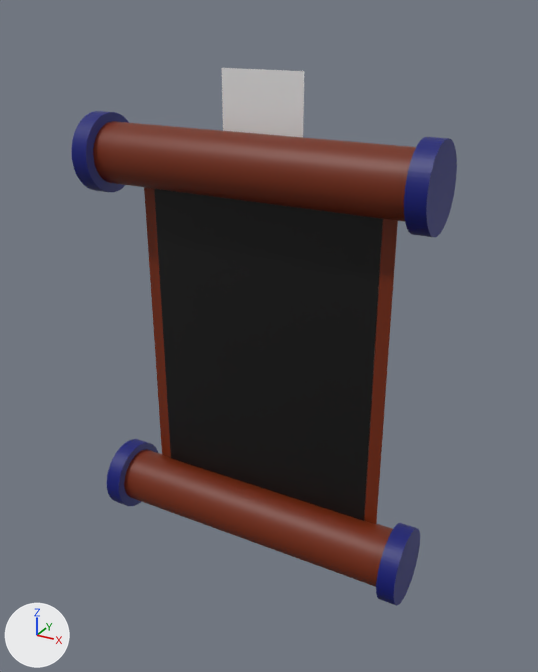
The Blender file technical_task_scroll/blender/scroll.blend as it was, and as the next commit left it.
Both versions are drawn from a camera (50 mm lens) standing at (28.6, -50.9, 27.4) and looking at (1.6, -1.8, 2.8). Every picture has the same lights, and +X, +Y and +Z are marked at lower left.

Script lines for the objects in view, before the commit:
```python
ob_border = bpy.data.objects.new('Border', me_cube_002)
ob_border.location = (0.3, -0.9, 0.5)
ob_border.scale = (11.2, 0.05, 13.6)
ob_dragon = bpy.data.objects.new('Dragon', me_plane_001)
ob_dragon.location = (0.0, 0.0, 19.3)
ob_dragon.rotation_euler = (1.571, -1.571, 0.0)  # degrees (90, -90, 0)
ob_dragon.scale = (0.04, 0.035, 1.0)
ob_dragon_tips = bpy.data.objects.new('Dragon_tips', me_cylinder_001)
ob_dragon_tips.location = (14.1, -2.0, 16.4)
ob_dragon_tips.rotation_euler = (1.571, 0.0, 1.571)  # degrees (90, 0, 90)
ob_dragon_tips.scale = (3.25, 3.25, 0.75)
ob_dragon_tips_001 = bpy.data.objects.new('Dragon_tips.001', me_cylinder_013)
ob_dragon_tips_001.location = (-13.9, -2.0, 16.4)
ob_dragon_tips_001.rotation_euler = (1.571, 0.0, 1.571)  # degrees (90, 0, 90)
ob_dragon_tips_001.scale = (3.25, 3.25, 0.75)
ob_dragon_tips_002 = bpy.data.objects.new('Dragon_tips.002', me_cylinder_016)
ob_dragon_tips_002.location = (-13.8, -2.0, -15.4)
ob_dragon_tips_002.rotation_euler = (1.571, 0.0, 1.571)  # degrees (90, 0, 90)
ob_dragon_tips_002.scale = (3.25, 3.25, 0.75)
ob_dragon_tips_003 = bpy.data.objects.new('Dragon_tips.003', me_cylinder_017)
ob_dragon_tips_003.location = (14.2, -2.0, -15.4)
ob_dragon_tips_003.rotation_euler = (1.571, 0.0, 1.571)  # degrees (90, 0, 90)
ob_dragon_tips_003.scale = (3.25, 3.25, 0.75)
ob_plank_1 = bpy.data.objects.new('Plank_1', me_cylinder_004)
ob_plank_1.location = (0.1, -1.9, 16.4)
ob_plank_1.rotation_euler = (1.571, 0.0, 1.571)  # degrees (90, 0, 90)
ob_plank_1.scale = (2.5, 2.5, 13.2)
ob_plank_2 = bpy.data.objects.new('Plank_2', me_cylinder_002)
ob_plank_2.location = (0.1, -1.9, -15.3)
ob_plank_2.rotation_euler = (1.571, 0.0, 1.571)  # degrees (90, 0, 90)
ob_plank_2.scale = (2.5, 2.5, 13.2)
ob_scroll_active_area = bpy.data.objects.new('Scroll_active_area', me_cube_005)
ob_scroll_active_area.location = (0.3, -0.9, 0.5)
ob_scroll_active_area.scale = (10.2, 0.0675, 13.6)
```
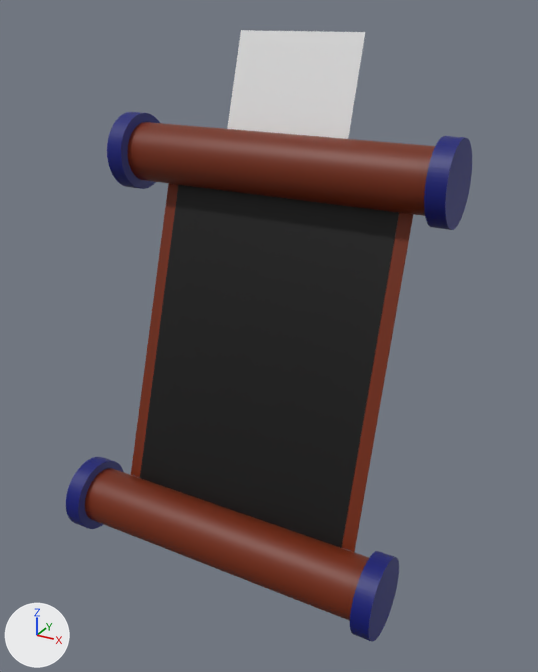
Location of each change, [x1, y1, x2, y2] in pixels of the pictures (538 x 672 px):
'Scroll_active_area', moved, turned: before [154, 189, 383, 521]; after [140, 185, 399, 548]
'Plank_2', moved: before [124, 449, 393, 587]; after [85, 468, 369, 621]
'Plank_1', moved: before [93, 121, 416, 222]; after [128, 122, 435, 216]
'Dragon', moved, turned, rescaled: before [222, 68, 304, 137]; after [227, 30, 365, 139]
'Border', moved, turned: before [144, 187, 398, 524]; after [131, 184, 413, 552]
'Dragon_tips', moved: before [404, 137, 457, 237]; after [424, 136, 472, 230]
'Dragon_tips.003', moved: before [376, 523, 420, 605]; after [350, 551, 399, 642]
'Dragon_tips.001', moved: before [72, 111, 129, 192]; after [107, 112, 160, 189]
'Dragon_tips.002', moved: before [107, 439, 158, 506]; after [66, 457, 123, 529]

What the commit changed:
Object 'Scroll_active_area' (ob_scroll_active_area) moves from (0.3, -0.9, 0.5) to (0.3, -1.6, 0.5).
Object 'Scroll_active_area' (ob_scroll_active_area) turns from (0, 0, 0) to (-18, 0, 0) degrees about x, y and z.
Object 'Plank_2' (ob_plank_2) moves from (0.1, -1.9, -15.3) to (0.1, -7.4, -14.3).
Object 'Border' (ob_border) moves from (0.3, -0.9, 0.5) to (0.3, -1.5, 0.4).
Object 'Border' (ob_border) turns from (0, 0, 0) to (-18, 0, 0) degrees about x, y and z.
Object 'Dragon_tips' (ob_dragon_tips) moves from (14.1, -2.0, 16.4) to (14.1, 2.3, 15.9).
Object 'Plank_1' (ob_plank_1) moves from (0.1, -1.9, 16.4) to (0.1, 2.4, 15.8).
Object 'Dragon' (ob_dragon) moves from (0.0, 0.0, 19.3) to (0.0, 5.1, 21.9).
Object 'Dragon' (ob_dragon) turns from (90, -90, 0) to (0, -72, 90) degrees about x, y and z.
Object 'Dragon' (ob_dragon) is rescaled from (0.04, 0.035, 1.0) to (0.04, 0.055, 1.0).
Object 'Dragon_tips.001' (ob_dragon_tips_001) moves from (-13.9, -2.0, 16.4) to (-13.9, 2.3, 15.9).
Object 'Dragon_tips.002' (ob_dragon_tips_002) moves from (-13.8, -2.0, -15.4) to (-13.8, -7.5, -14.3).
Object 'Dragon_tips.003' (ob_dragon_tips_003) moves from (14.2, -2.0, -15.4) to (14.2, -7.5, -14.3).
